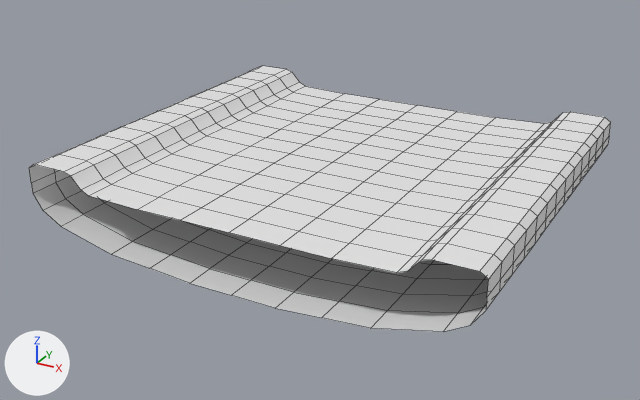
Two versions of the FBX model Assets/Art/Models/CellCircuitTrackPiece.fbx, one commit apart.
One viewpoint serves both versions: a camera (50 mm lens) standing at (19.5, -37.5, 16.1) and looking at (-0.6, -0.9, -2.1). The lights are fixed; the arrows at lower left show +X, +Y and +Z. Mesh edges are drawn as thin lines.

Objects in the first picture: 'TrackPiece - Basic'.
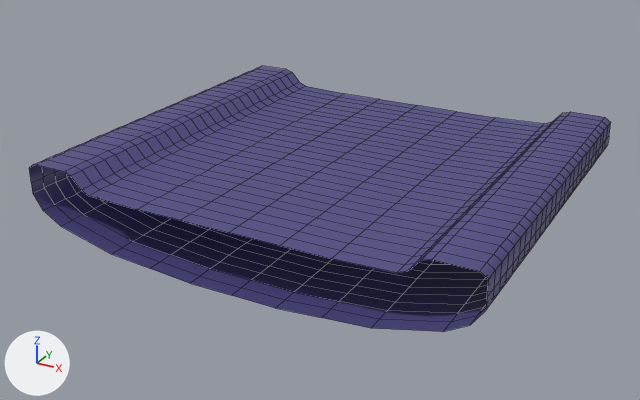
Changed parts and their boxes [x1, y1, x2, y2] in the pictures (640 x 400 px):
part 1 of me_cube_007, added (blue): after [29, 66, 611, 332]

The edits, one by one:
Material 'TrackSurface' (mat_tracksurface) is new.
Its base color is (0.0801, 0.0704, 0.24) (blue #504b86).
me_cube_007 is used by ob_trackpiece___basic; location (0.0, 0.0, 0.0).
me_cube_007 had 448 vertices, 416 faces and spanned x -11.2..11.2, y -10.0..10.0, z -3.0..1.0.
me_cube_007 now has 864 vertices, 832 faces and spans x -11.2..11.2, y -10.0..10.0, z -3.0..1.0.
me_cube_007 part 1: 416 vertices added at x -11.2..11.2, y -9.2..9.2, z -3.0..1.0.
me_cube_007 now uses material mat_tracksurface (blue #504b86).
